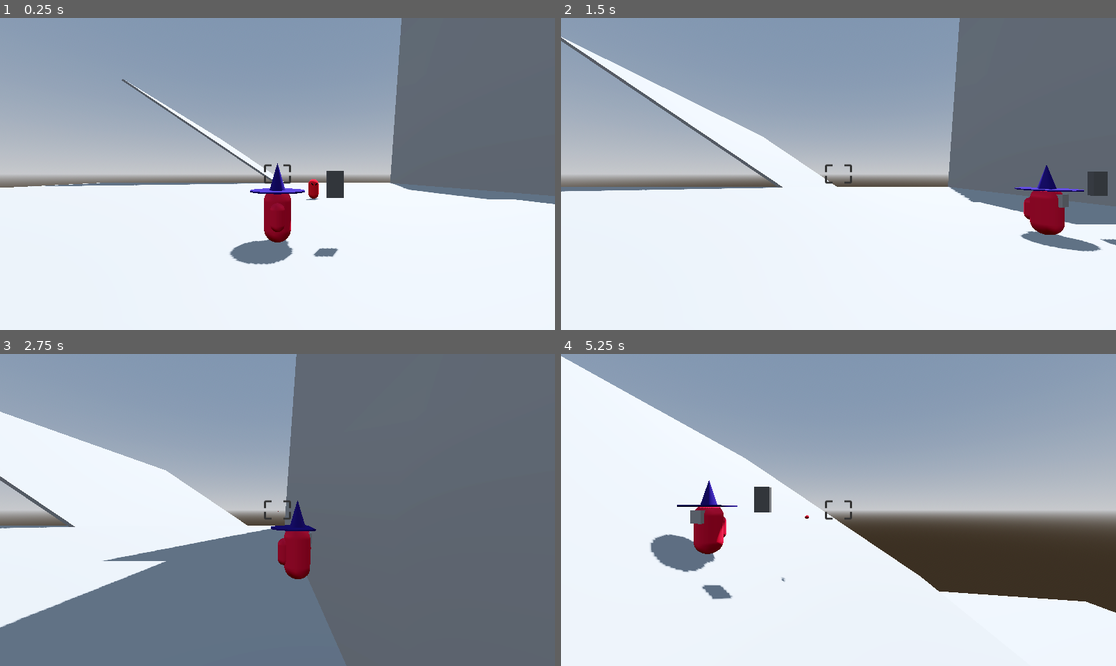
Above: before the commit, frames 1-4 (two rows, left to right).
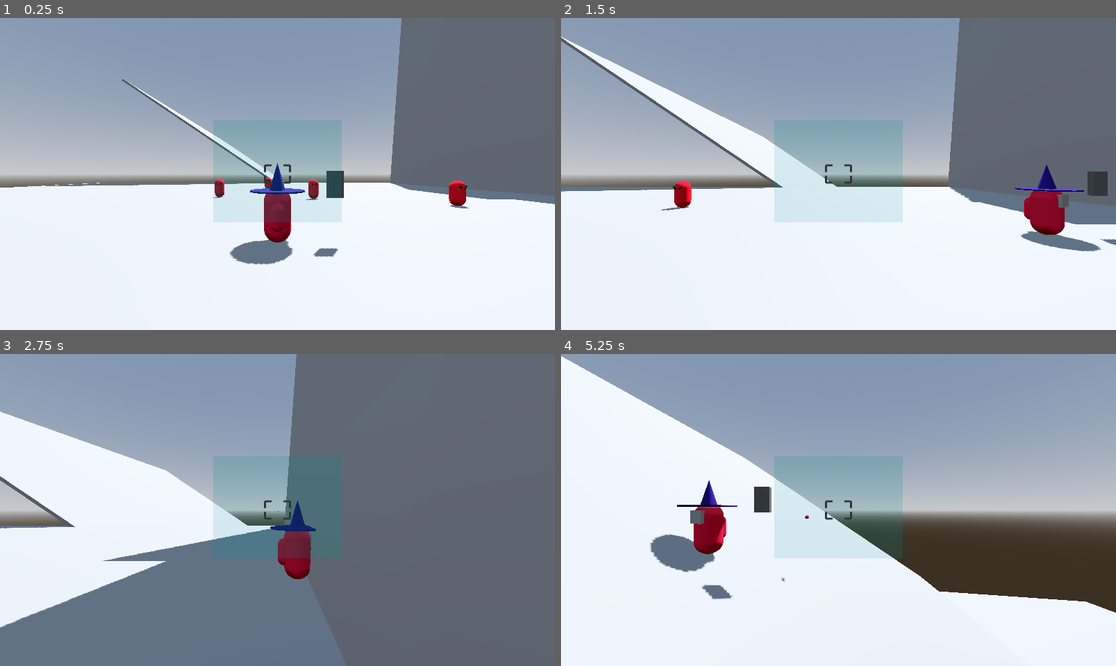
Above: after the commit, the same moments.

Repository: lead0lead/godot-3d-bullet-hell
Game: Godot game, scene res://scenes/main.tscn
Same seed, same stepped clock (60 frames per second), same inputs: the game is played once before the commit and once after it.
Inputs (mouse positions are in pixels of both pictures, inside the frame that each line leads up to):
- Up to frame 1 (0.25 s): no input
- Up to frame 2 (1.5 s): tap Enter at 0.5 s; move the mouse to (960, 158) at 0.52 s; hold D (right) 0.53-1.28 s; hold Shift (boost) 0.53-1.28 s; tap Space (jump) at 0.77 s; move the mouse to (727, 189) at 1.27 s; hold S (back) from 1.28 s (still down); tap X (dash) at 1.35 s
- Up to frame 3 (2.75 s): tap Space (jump) at 1.52 s; move the mouse to (333, 441) at 2.02 s; release S (back) at 2.03 s; press the mouse at (333, 441) at 2.03 s; hold D (right) from 2.03 s (still down)
- Up to frame 4 (5.25 s): move the mouse to (810, 572) at 2.77 s; release D (right) at 2.78 s; release the mouse at (810, 572) at 2.78 s; hold W (forward) 2.78-3.53 s; tap F (toggle-flight) at 2.85 s; tap Space (jump) at 3.02, 3.77, 4.52 s; move the mouse to (1005, 556) at 3.52 s; hold Shift (boost) 3.53-4.28 s; hold A (left) 3.53-5.03 s; move the mouse to (672, 463) at 4.27 s; tap X (dash) at 4.35 s; move the mouse to (866, 510) at 5.02 s; press the mouse at (866, 510) at 5.03 s; hold S (back) from 5.03 s (still down)

The runs differ from the first frame. In frame 1, 7.1% of the frame differs, in the area x 38-85%, y 32-66%; in frame 2, 7.5%, in the area x 17-62%, y 32-66%; in frame 3, 3.5%; in frame 4, 6.5%.

Commit message:
Revert "Remove enemy detection system for lockon"
This reverts commit ba7bcb657924ee738940813fdf91149470ed38eb.

Diff:
--- a/scenes/main.tscn
+++ b/scenes/main.tscn
@@ -84,3 +84,12 @@
 
 [node name="Enemy" parent="." instance=ExtResource("2_gfefn")]
 transform = Transform3D(1, 0, 0, 0, 1, 0, 0, 0, 1, 3.6401, 0, -13.0629)
+
+[node name="Enemy2" parent="." instance=ExtResource("2_gfefn")]
+transform = Transform3D(1, 0, 0, 0, 1, 0, 0, 0, 1, -6.29375, 0, -14.6302)
+
+[node name="Enemy3" parent="." instance=ExtResource("2_gfefn")]
+transform = Transform3D(1, 0, 0, 0, 1, 0, 0, 0, 1, 14.0998, 0, -8.43278)
+
+[node name="Enemy4" parent="." instance=ExtResource("2_gfefn")]
+transform = Transform3D(1, 0, 0, 0, 1, 0, 0, 0, 1, -1.48522, 0, -24.7789)
--- a/scenes/player.tscn
+++ b/scenes/player.tscn
@@ -38,6 +38,17 @@
 [sub_resource type="CapsuleShape3D" id="CapsuleShape3D_4rsci"]
 
 [sub_resource type="SphereShape3D" id="SphereShape3D_7xni4"]
+
+[sub_resource type="BoxShape3D" id="BoxShape3D_x7nii"]
+size = Vector3(5, 4, 100)
+
+[sub_resource type="StandardMaterial3D" id="StandardMaterial3D_06kpu"]
+transparency = 1
+albedo_color = Color(0, 0.882353, 0.819608, 0.196078)
+
+[sub_resource type="BoxMesh" id="BoxMesh_bnhyk"]
+material = SubResource("StandardMaterial3D_06kpu")
+size = Vector3(0.5, 0.4, 100)
 
 [sub_resource type="SphereShape3D" id="SphereShape3D_vjbo1"]
 
@@ -98,6 +109,16 @@
 unique_name_in_owner = true
 target_position = Vector3(0, 0, -1000)
 
+[node name="Area3D" type="Area3D" parent="CameraPivot/SpringArm3D/PlayerCamera"]
+transform = Transform3D(1, 0, 0, 0, 1, 0, 0, 0, 1, 0, 0.00999999, -50.795)
+collision_mask = 16
+
+[node name="CollisionShape3D" type="CollisionShape3D" parent="CameraPivot/SpringArm3D/PlayerCamera/Area3D"]
+shape = SubResource("BoxShape3D_x7nii")
+
+[node name="MeshInstance3D" type="MeshInstance3D" parent="CameraPivot/SpringArm3D/PlayerCamera/Area3D"]
+mesh = SubResource("BoxMesh_bnhyk")
+
 [node name="TextureRect" type="TextureRect" parent="CameraPivot/SpringArm3D/PlayerCamera"]
 custom_minimum_size = Vector2(64, 64)
 anchors_preset = 8
@@ -131,3 +152,6 @@
 mesh = SubResource("BoxMesh_ia2wk")
 
 [node name="Muzzle" type="Node3D" parent="RangedWeaponPivot/SpringArm3D/RangedWeapon"]
+
+[connection signal="body_entered" from="CameraPivot/SpringArm3D/PlayerCamera/Area3D" to="RangedWeaponPivot/SpringArm3D/RangedWeapon" method="_on_area_3d_body_entered"]
+[connection signal="body_exited" from="CameraPivot/SpringArm3D/PlayerCamera/Area3D" to="RangedWeaponPivot/SpringArm3D/RangedWeapon" method="_on_area_3d_body_exited"]
--- a/scripts/ranged_weapon.gd
+++ b/scripts/ranged_weapon.gd
@@ -44,3 +44,22 @@
 		b.shoot = true
 		await get_tree().create_timer(_rate_of_fire).timeout
 		_can_fire = true
+
+func _on_area_3d_body_entered(body: Node3D) -> void:
+	if body.is_in_group("Enemy"):
+		_enemies_in_view.append(body)
+		print("Enemy spotted")
+		print(_enemies_in_view)
+
+func _on_area_3d_body_exited(body: Node3D) -> void:
+	if body.is_in_group("Enemy"):
+		_enemies_in_view.erase(body)
+		print("enemy left view")
+		print(_enemies_in_view)
+
+func _find_closest_lockon_target():
+	return _enemies_in_view.reduce(func(closest, target):
+		return target if (_player.global_basis.z.dot(_player.global_position
+		- target.global_position)
+		< _player.global_basis.z.dot(_player.global_position
+		- target.global_position)) else closest)
Not shown: 1 places in scenes/player.tscn that only renumber resources
